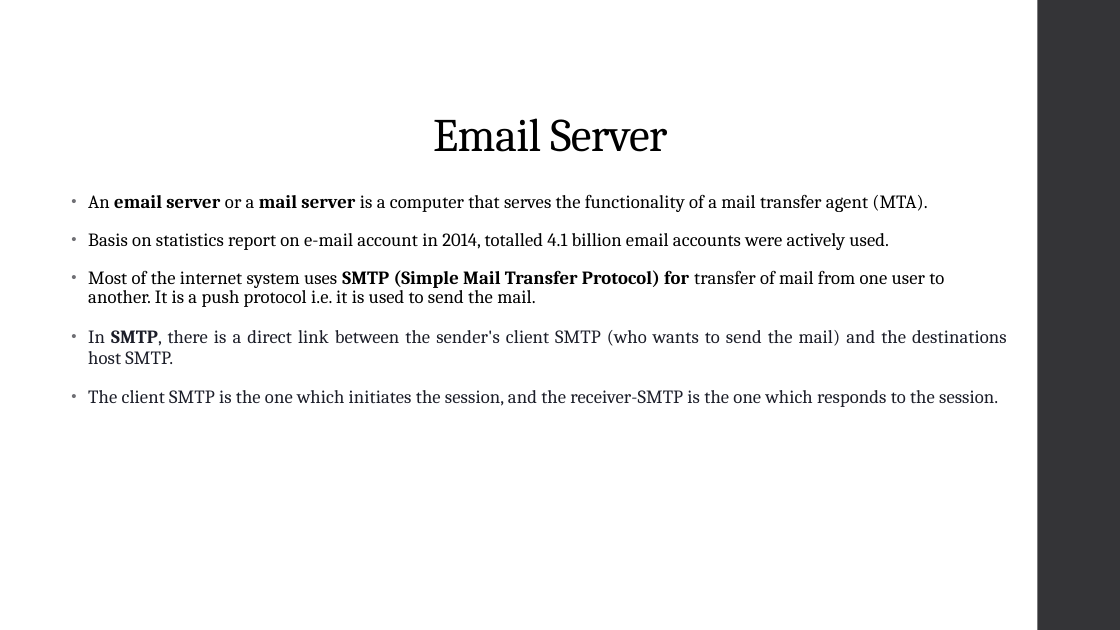
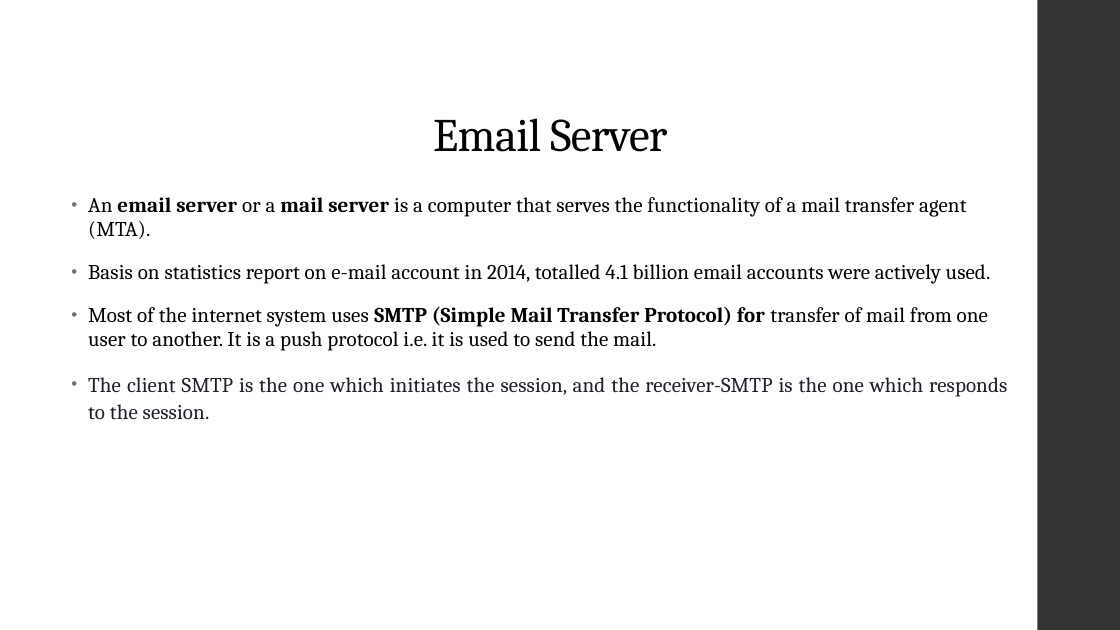
Before and after one commit to Saurabhdimri06/Email-Server-Customization-Configuration, a slide deck: slide 3 of Server_Architecture PPT.pptx. Drawn at 1120x630 pixels with LibreOffice and Linux fonts; fonts in the diff are those of the drawing. Boxes give left, top, right and bottom in pixels: in the first picture for what was removed or moved away, otherwise in the second. Text is boxed around its words. In the diff, an @@ line names an element or a change of style, - is before the commit and + after.

Commit message:
SSL&CSR Added

```diff
--- a/Server_Architecture PPT.pptx
+++ b/Server_Architecture PPT.pptx
@@ text "An email server or a ..." at bbox=[88, 197, 1007, 420]: size 16 to 18 pt; line spacing 0.85 to 0.95; line spacing 0.97 to 1.07 @@
@@ text at bbox=[88, 330, 1007, 364]: paragraph removed @@
-• In SMTP, there is a direct link between the sender's client SMTP (who wants to send the mail) and the destinations host SMTP.
```
Also in this commit, not shown: 1 slide added.
